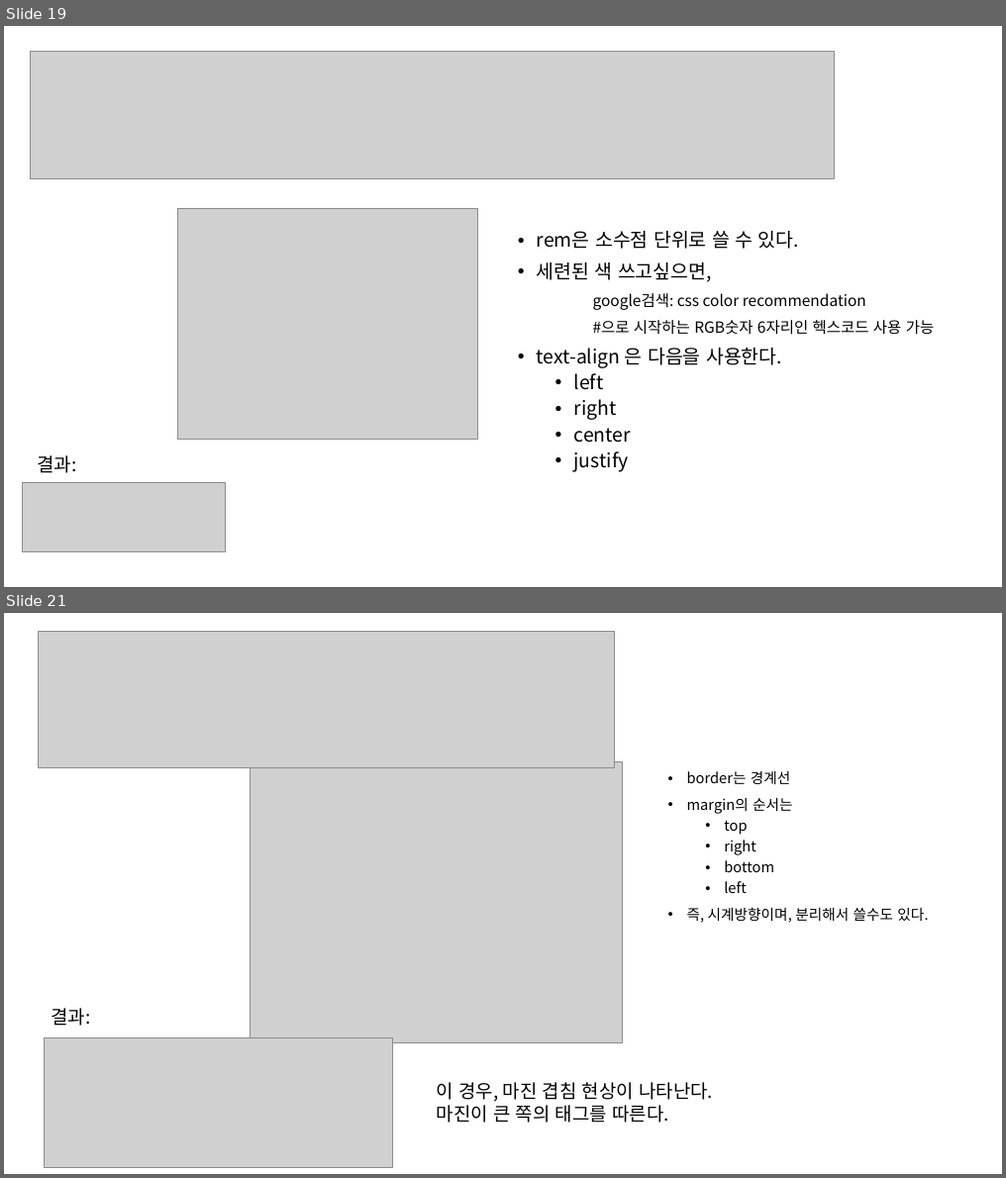
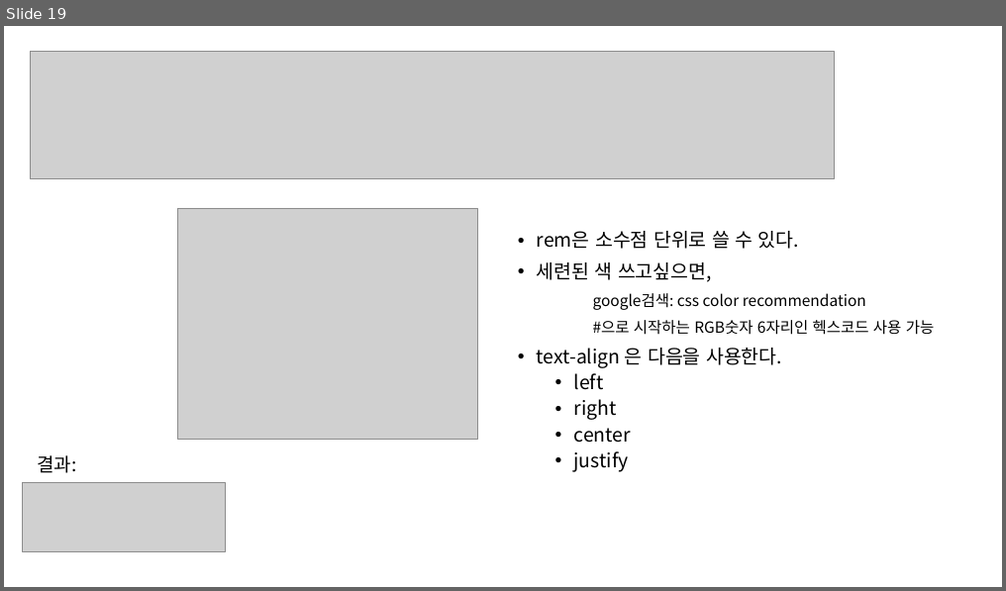
Before and after one commit to GNUCSAssistants/2021webprogramming, a slide deck: 수업/3. HTML (2), CSS(1)/PPT/3. HTML (2), CSS(1).pptx. Shown one above the other, each under a label of ours: slides 19 and 21 before the commit, slide 19 after it; the slides between them are not shown. The pictures are 1006x1178 and 1006x591 pixels, drawn with LibreOffice and Linux fonts; fonts in the diff are those of the drawing; grey boxes stand for pictures. Boxes give left, top, right and bottom in pixels: in the first picture for what was removed or moved away, otherwise in the second. Text is boxed around its words. In the diff, an @@ line names an element or a change of style, - is before the commit and + after.

```diff
--- a/수업/3. HTML (2), CSS(1)/PPT/3. HTML (2), CSS(1).pptx
+++ b/수업/3. HTML (2), CSS(1)/PPT/3. HTML (2), CSS(1).pptx
@@ slide 21 removed at (4, 613, 1002, 1174), background #FFFFFF @@
@@ picture removed at (39, 632, 614, 768) @@
@@ picture removed at (250, 761, 622, 1043) @@
@@ text removed at (687, 771, 928, 923) @@
-• border는 경계선
-• margin의 순서는
-  • top
-  • right
-  • bottom
-  • left
-• 즉, 시계방향이며, 분리해서 쓸수도 있다.
@@ text removed at (51, 1008, 90, 1026) @@
-결과:
@@ picture removed at (44, 1038, 393, 1167) @@
@@ text removed at (437, 1082, 713, 1123) @@
-이 경우, 마진 겹침 현상이 나타난다.
-마진이 큰 쪽의 태그를 따른다.
```
Also in this commit, not shown: 3 other slides removed, 6 other files.
